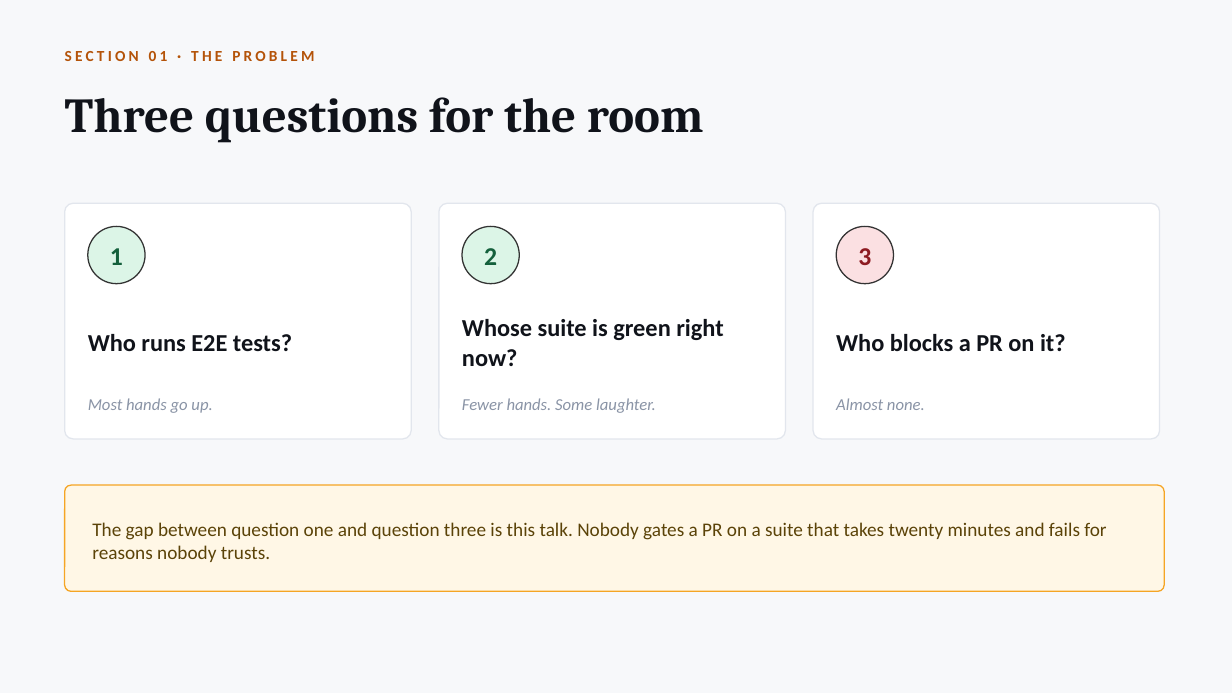
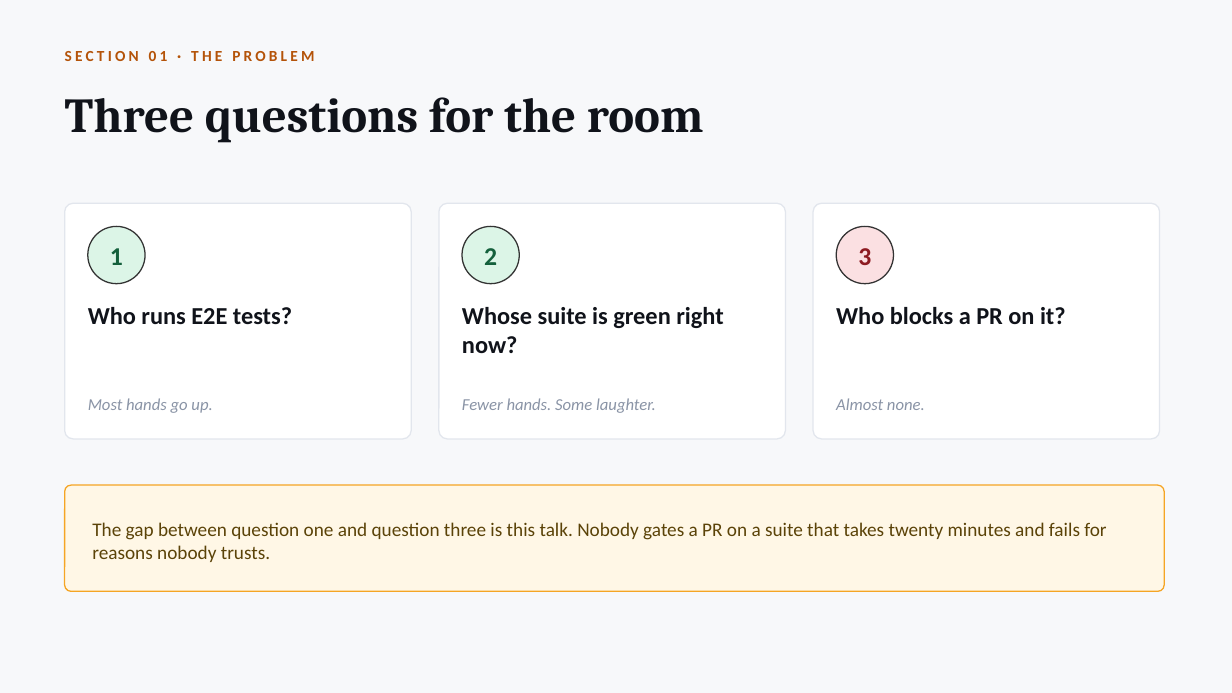
Before and after one commit to radzivil/nx-scaling-e2e-tests-with-atomizer, a slide deck: slide 4 of talk/Scaling-E2E-Tests-with-Nx.pptx. Drawn at 1232x693 pixels with LibreOffice and Linux fonts; fonts in the diff are those of the drawing. Boxes give left, top, right and bottom in pixels: in the first picture for what was removed or moved away, otherwise in the second. Text is boxed around its words. In the diff, an @@ line names an element or a change of style, - is before the commit and + after.

```diff
--- a/talk/Scaling-E2E-Tests-with-Nx.pptx
+++ b/talk/Scaling-E2E-Tests-with-Nx.pptx
@@ vertical alignment middle to top in 3 elements at (88,307,292,324), (462,307,723,353), (836,307,1066,324) @@
```
Also in this commit, not shown: 3 other slides changed, 3 other files.
